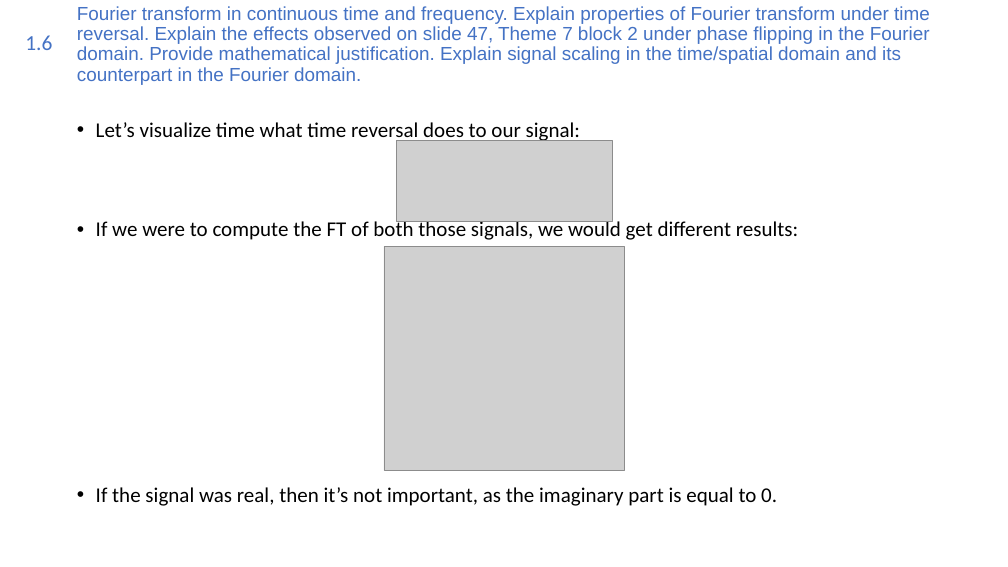
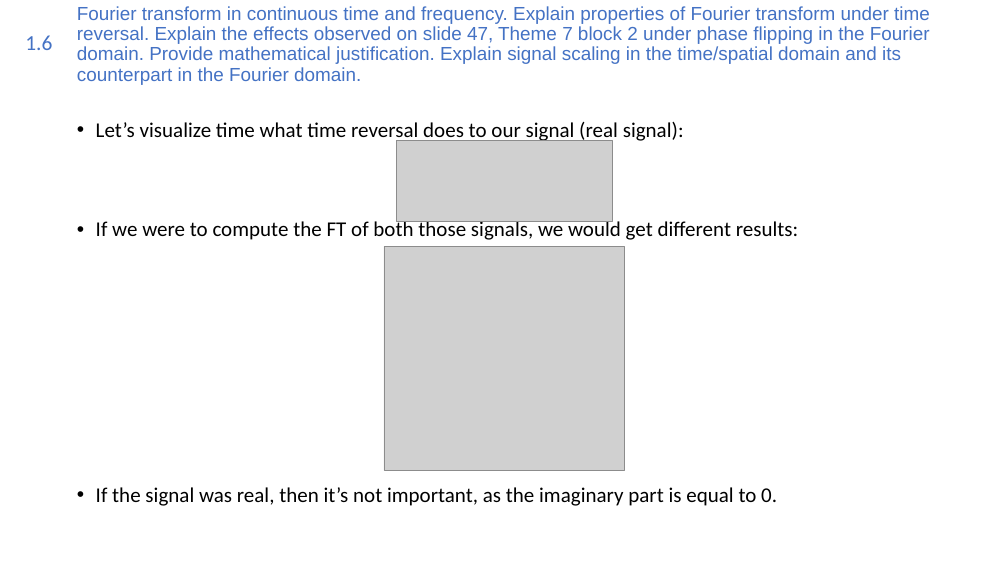
Before and after one commit to Joao-Quinta/Uni3eme_2, a slide deck: slide 18 of imagerieNumerique/Imagerie numérique.odp (slide 14 before the commit). Drawn at 1008x567 pixels with LibreOffice and Linux fonts; fonts in the diff are those of the drawing; grey boxes stand for pictures. Boxes give left, top, right and bottom in pixels: in the first picture for what was removed or moved away, otherwise in the second. Text is boxed around its words. In the diff, an @@ line names an element or a change of style, - is before the commit and + after.

```diff
--- a/imagerieNumerique/Imagerie numérique.odp
+++ b/imagerieNumerique/Imagerie numérique.odp
@@ text at [96, 122, 684, 143]: text changed @@
-• Let’s visualize time what time reversal does to our signal:
+• Let’s visualize time what time reversal does to our signal (real signal):
```
Also in this commit, not shown: 4 other slides changed, 10 slides added, 10 other files.
